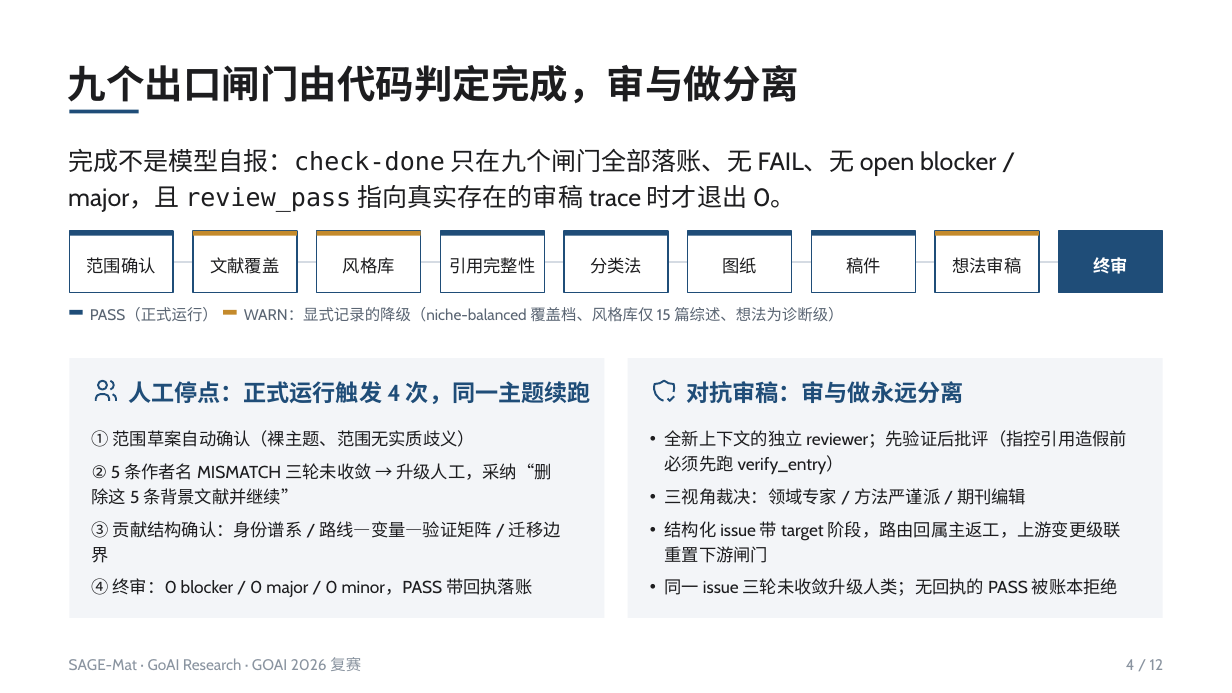
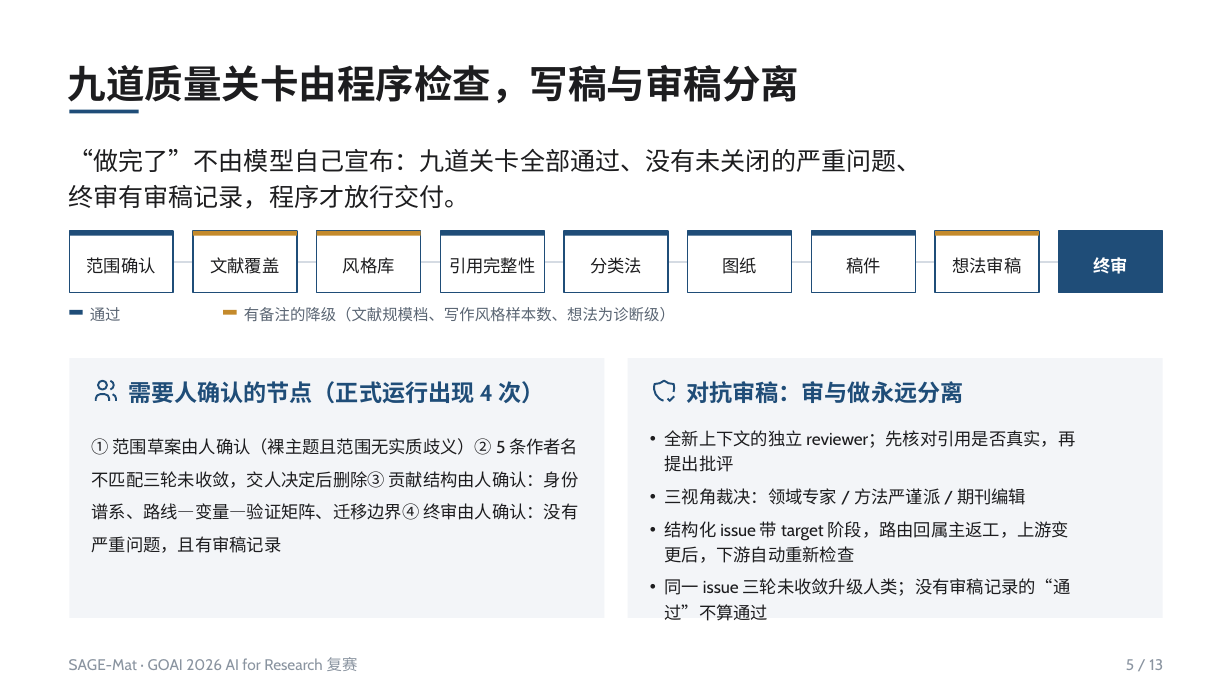
Before and after one commit to asimfish/goai_research, a slide deck: slide 5 of submission/goai_final/deck/SAGE-Mat_复赛方案说明.pptx (slide 4 before the commit). Drawn at 1232x693 pixels with LibreOffice and Linux fonts; fonts in the diff are those of the drawing. Boxes give left, top, right and bottom in pixels: in the first picture for what was removed or moved away, otherwise in the second. Text is boxed around its words. In the diff, an @@ line names an element or a change of style, - is before the commit and + after.

```diff
--- a/submission/goai_final/deck/SAGE-Mat_复赛方案说明.pptx
+++ b/submission/goai_final/deck/SAGE-Mat_复赛方案说明.pptx
@@ text at box(68, 65, 799, 103): text changed @@
-九个出口闸门由代码判定完成，审与做分离
+九道质量关卡由程序检查，写稿与审稿分离
@@ text at box(68, 149, 921, 209): text changed @@
-完成不是模型自报：check-done 只在九个闸门全部落账、无 FAIL、无 open blocker / major，且 review_pass 指向真实存在的审稿 trace 时才退出 0。
+“做完了”不由模型自己宣布：九道关卡全部通过、没有未关闭的严重问题、终审有审稿记录，程序才放行交付。
@@ text at box(90, 307, 121, 321): text changed @@
-PASS（正式运行）
+通过
@@ text at box(244, 307, 675, 321): text changed @@
-WARN：显式记录的降级（niche-balanced 覆盖档、风格库仅 15 篇综述、想法为诊断级）
+有备注的降级（文献规模档、写作风格样本数、想法为诊断级）
@@ text at box(128, 381, 544, 403): text changed @@
-人工停点：正式运行触发 4 次，同一主题续跑
+需要人确认的节点（正式运行出现 4 次）
@@ text at box(92, 438, 579, 553): text changed @@
-① 范围草案自动确认（裸主题、范围无实质歧义）
-② 5 条作者名 MISMATCH 三轮未收敛 → 升级人工，采纳“删除这 5 条背景文献并继续”
-③ 贡献结构确认：身份谱系 / 路线—变量—验证矩阵 / 迁移边界
-④ 终审：0 blocker / 0 major / 0 minor，PASS 带回执落账
+① 范围草案由人确认（裸主题且范围无实质歧义）② 5 条作者名不匹配三轮未收敛，交人决定后删除③ 贡献结构由人确认：身份谱系、路线—变量—验证矩阵、迁移边界④ 终审由人确认：没有严重问题，且有审稿记录
@@ text at box(665, 430, 1075, 472): text changed @@
-• 全新上下文的独立 reviewer；先验证后批评（指控引用造假前必须先跑 verify_entry）
+• 全新上下文的独立 reviewer；先核对引用是否真实，再提出批评
@@ text at box(665, 521, 1071, 621): text changed @@
-• 结构化 issue 带 target 阶段，路由回属主返工，上游变更级联重置下游闸门
-• 同一 issue 三轮未收敛升级人类；无回执的 PASS 被账本拒绝
+• 结构化 issue 带 target 阶段，路由回属主返工，上游变更后，下游自动重新检查
+• 同一 issue 三轮未收敛升级人类；没有审稿记录的“通过”不算通过
@@ text at box(69, 657, 358, 671): text changed @@
-SAGE-Mat · GoAI Research · GOAI 2026 复赛
+SAGE-Mat · GOAI 2026 AI for Research 复赛
@@ text at box(1126, 659, 1163, 670): text changed @@
-4 / 12
+5 / 13
```
Also in this commit, not shown: 8 other slides changed, 4 slides added, 3 slides removed, 41 other files.
